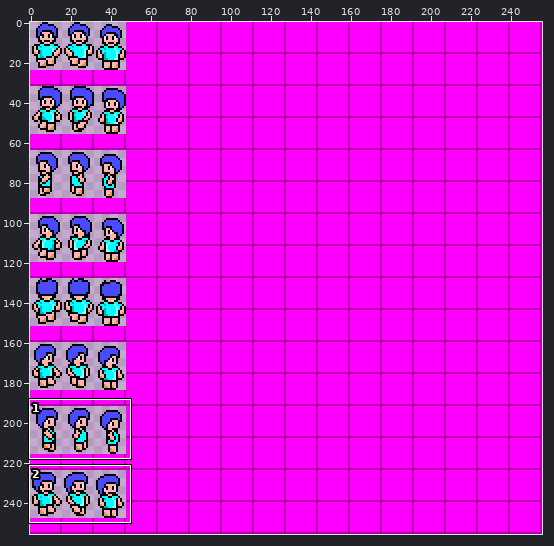
Edited in one commit: sprite sheet (games/img/players.png). Above, an overview of the earlier version with the close-up marked.
Close-up. First the earlier version:
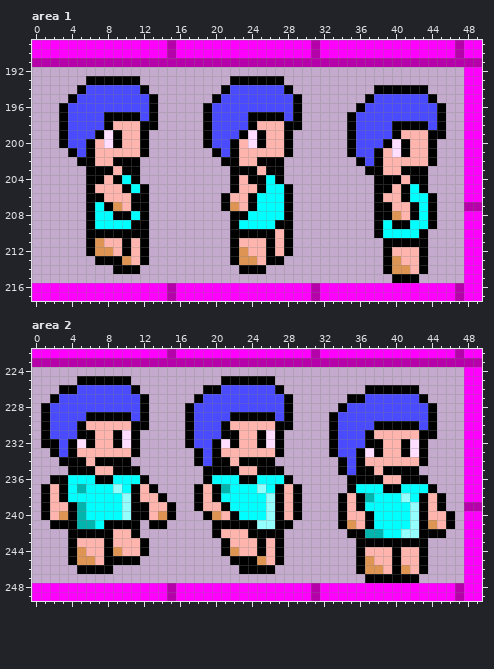
The file is 256x256 pixels. Colours within 5 levels of each other are drawn and written as one. Shown: area 1: x 0..49, y 189..217; area 2: x 0..49, y 222..249. The commit also changed other parts of the picture, which this record leaves out.
The result:
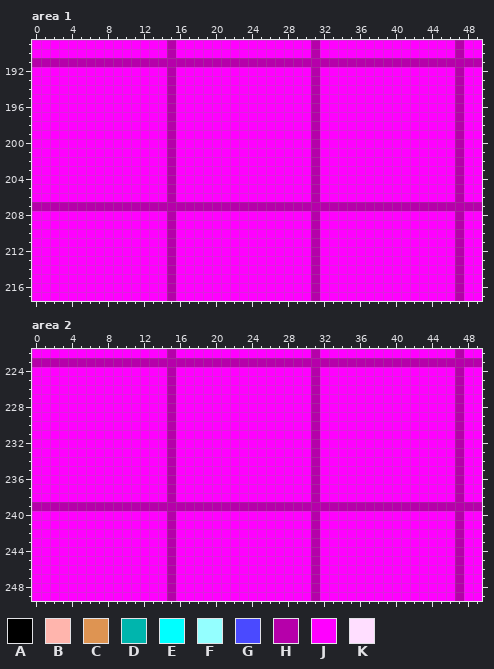
Palette (. is transparent): A #000000  B #ffb5ad  C #de9452  D #00b5ad  E #00ffff  F #94ffff  G #4a4aff  H #b600aa  J #ff00ff  K #ffdeff
Difference:
Area 1:
y 192: x 0..47 ................................................ -> JJJJJJJJJJJJJJJHJJJJJJJJJJJJJJJHJJJJJJJJJJJJJJJH
y 193: x 0..47 ......AAAAAA..........AAAAAA.................... -> JJJJJJJJJJJJJJJHJJJJJJJJJJJJJJJHJJJJJJJJJJJJJJJH
y 194: x 0..47 .....AGGGGGGA........AGGGGGGA.........AAAAAA.... -> JJJJJJJJJJJJJJJHJJJJJJJJJJJJJJJHJJJJJJJJJJJJJJJH
y 195: x 0..47 ....AGGGGGGGGA......AGGGGGGGGA.......AGGGGGGA... -> JJJJJJJJJJJJJJJHJJJJJJJJJJJJJJJHJJJJJJJJJJJJJJJH
y 196: x 0..47 ...AGGGGGGGGGA.....AGGGGGGGGGA......AGGGGGGGGA.. -> JJJJJJJJJJJJJJJHJJJJJJJJJJJJJJJHJJJJJJJJJJJJJJJH
y 197: x 0..47 ...AGGGGAAAAGA.....AGGGGAAAAGA.....AGGGGGGGGGA.. -> JJJJJJJJJJJJJJJHJJJJJJJJJJJJJJJHJJJJJJJJJJJJJJJH
y 198: x 0..47 ...AGGGGABBBAA.....AGGGGABBBAA.....AGGGGAAAAGA.. -> JJJJJJJJJJJJJJJHJJJJJJJJJJJJJJJHJJJJJJJJJJJJJJJH
y 199: x 0..47 ...AGGGAKABBA......AGGGAKABBA......AGGGGABBBAA.. -> JJJJJJJJJJJJJJJHJJJJJJJJJJJJJJJHJJJJJJJJJJJJJJJH
y 200: x 0..47 ...AGGABKABBA......AGGABKABBA......AGGGAKABBA... -> JJJJJJJJJJJJJJJHJJJJJJJJJJJJJJJHJJJJJJJJJJJJJJJH
y 201: x 0..47 ....AGABBBBBA.......AGABBBBBA......AGGABKABBA... -> JJJJJJJJJJJJJJJHJJJJJJJJJJJJJJJHJJJJJJJJJJJJJJJH
y 202: x 0..47 .....AABBAAA.........AABBAAA........AGABBBBBA... -> JJJJJJJJJJJJJJJHJJJJJJJJJJJJJJJHJJJJJJJJJJJJJJJH
y 203: x 0..47 ......AAABAA..........AAABAA.........AABBAAA.... -> JJJJJJJJJJJJJJJHJJJJJJJJJJJJJJJHJJJJJJJJJJJJJJJH
y 204: x 0..47 ......AABAEA..........ABAAEA..........AAABAA.... -> JJJJJJJJJJJJJJJHJJJJJJJJJJJJJJJHJJJJJJJJJJJJJJJH
y 205: x 0..47 ......ABBBAEA.........ABBAEEA.........AABAEA.... -> JJJJJJJJJJJJJJJHJJJJJJJJJJJJJJJHJJJJJJJJJJJJJJJH
y 206: x 0..47 ......AABBBAA........ABBAEEEA.........ABBAEEA... -> JJJJJJJJJJJJJJJHJJJJJJJJJJJJJJJHJJJJJJJJJJJJJJJH
y 207: x 0..47 ......AEACBAA........ACBAEEEA.........AABBAEA... -> HHHHHHHHHHHHHHHHHHHHHHHHHHHHHHHHHHHHHHHHHHHHHHHH
y 208: x 0..47 ......AEEAAEA.........AAEEEEA.........AACBAEA... -> JJJJJJJJJJJJJJJHJJJJJJJJJJJJJJJHJJJJJJJJJJJJJJJH
y 209: x 0..47 ......AEEEEAA.........AEEEEAA.........AEAAEEA... -> JJJJJJJJJJJJJJJHJJJJJJJJJJJJJJJHJJJJJJJJJJJJJJJH
y 210: x 0..47 ......AAAAAAA.........AAAAABA.........AEEEEA.... -> JJJJJJJJJJJJJJJHJJJJJJJJJJJJJJJHJJJJJJJJJJJJJJJH
y 211: x 0..47 ......ACBBABA.........ABBBABA..........AAAAA.... -> JJJJJJJJJJJJJJJHJJJJJJJJJJJJJJJHJJJJJJJJJJJJJJJH
y 212: x 0..47 ......ACCBABA.........ACBBABA..........ABBBA.... -> JJJJJJJJJJJJJJJHJJJJJJJJJJJJJJJHJJJJJJJJJJJJJJJH
y 213: x 0..47 .......AAACBA.........ACCBAA...........ACBBA.... -> JJJJJJJJJJJJJJJHJJJJJJJJJJJJJJJHJJJJJJJJJJJJJJJH
y 214: x 0..47 .........AAA...........AAA.............ACCBA.... -> JJJJJJJJJJJJJJJHJJJJJJJJJJJJJJJHJJJJJJJJJJJJJJJH
y 215: x 0..47 ........................................AAA..... -> JJJJJJJJJJJJJJJHJJJJJJJJJJJJJJJHJJJJJJJJJJJJJJJH
Area 2:
y 224: x 0..47 ................................................ -> JJJJJJJJJJJJJJJHJJJJJJJJJJJJJJJHJJJJJJJJJJJJJJJH
y 225: x 0..47 .....AAAAAA..........AAAAAA..................... -> JJJJJJJJJJJJJJJHJJJJJJJJJJJJJJJHJJJJJJJJJJJJJJJH
y 226: x 0..47 ...AAGGGGGGA.......AAGGGGGGA.........AAAAAA..... -> JJJJJJJJJJJJJJJHJJJJJJJJJJJJJJJHJJJJJJJJJJJJJJJH
y 227: x 0..47 ..AGGGGGGGGGA.....AGGGGGGGGGA......AAGGGGGGA.... -> JJJJJJJJJJJJJJJHJJJJJJJJJJJJJJJHJJJJJJJJJJJJJJJH
y 228: x 0..47 .AGGGGGGGGGGA....AGGGGGGGGGGA.....AGGGGGGGGGA... -> JJJJJJJJJJJJJJJHJJJJJJJJJJJJJJJHJJJJJJJJJJJJJJJH
y 229: x 0..47 .AGGGGAAAAAGA....AGGGGAAAAAGA....AGGGGGGGGGGA... -> JJJJJJJJJJJJJJJHJJJJJJJJJJJJJJJHJJJJJJJJJJJJJJJH
y 230: x 0..47 .AGGGABBBBBAA....AGGGABBBBBAA....AGGGGAAAAAGA... -> JJJJJJJJJJJJJJJHJJJJJJJJJJJJJJJHJJJJJJJJJJJJJJJH
y 231: x 0..47 .AGGGAABBAKA.....AGGGAABBAKA.....AGGGABBBBBAA... -> JJJJJJJJJJJJJJJHJJJJJJJJJJJJJJJHJJJJJJJJJJJJJJJH
y 232: x 0..47 .AAGAKABBAKA.....AGGAKABBAKA.....AGGGAABBAKA.... -> JJJJJJJJJJJJJJJHJJJJJJJJJJJJJJJHJJJJJJJJJJJJJJJH
y 233: x 0..47 ..AGABBBBBBA......AGABBBBBBA.....AGGAKABBAKA.... -> JJJJJJJJJJJJJJJHJJJJJJJJJJJJJJJHJJJJJJJJJJJJJJJH
y 234: x 0..47 ...AAABAAAA.......AGAABAAAA.......AGABBBBBBA.... -> JJJJJJJJJJJJJJJHJJJJJJJJJJJJJJJHJJJJJJJJJJJJJJJH
y 235: x 0..47 ....AAABBAAA.......AAAABBAAA......AGAABAAAA..... -> JJJJJJJJJJJJJJJHJJJJJJJJJJJJJJJHJJJJJJJJJJJJJJJH
y 236: x 0..47 ..AAEEEAAEEEA......AEEEAAEEEA......AAAABBAAA.... -> JJJJJJJJJJJJJJJHJJJJJJJJJJJJJJJHJJJJJJJJJJJJJJJH
y 237: x 0..47 .ABAEDEEEFEABA....ABADEEEFEABA.....AEEEAAEEEA... -> JJJJJJJJJJJJJJJHJJJJJJJJJJJJJJJHJJJJJJJJJJJJJJJH
y 238: x 0..47 .ABAEEEEEEFABBA...ABAEEEEEFABA....ABADEEEFEABA.. -> JJJJJJJJJJJJJJJHJJJJJJJJJJJJJJJHJJJJJJJJJJJJJJJH
y 239: x 0..47 .ABBADEEEEFAABBA..ABBAEEEEFABA....ABAEEEEEFABA.. -> HHHHHHHHHHHHHHHHHHHHHHHHHHHHHHHHHHHHHHHHHHHHHHHH
y 240: x 0..47 .ABCADEEEEFAABCA...ACBAEEEFABA....ABBAEEEEFABBA. -> JJJJJJJJJJJJJJJHJJJJJJJJJJJJJJJHJJJJJJJJJJJJJJJH
y 241: x 0..47 ..AAADDEAAAA.AA.....AAAAAFFAA.....ACBAEEEEFACBA. -> JJJJJJJJJJJJJJJHJJJJJJJJJJJJJJJHJJJJJJJJJJJJJJJH
y 242: x 0..47 ....AAAAABBA........ABBBAAAA.......AADDEEFFAAA.. -> JJJJJJJJJJJJJJJHJJJJJJJJJJJJJJJHJJJJJJJJJJJJJJJH
y 243: x 0..47 ....ABBBABBBA........ABBBABA........AAAAAAAA.... -> JJJJJJJJJJJJJJJHJJJJJJJJJJJJJJJHJJJJJJJJJJJJJJJH
y 244: x 0..47 ....ACBBACBBA........ACBBABA........ABBBABBA.... -> JJJJJJJJJJJJJJJHJJJJJJJJJJJJJJJHJJJJJJJJJJJJJJJH
y 245: x 0..47 ....ACCBAAAA..........AAACBA........ACBBABBA.... -> JJJJJJJJJJJJJJJHJJJJJJJJJJJJJJJHJJJJJJJJJJJJJJJH
y 246: x 0..47 .....AAAA..............AAAA.........ACCBACBA.... -> JJJJJJJJJJJJJJJHJJJJJJJJJJJJJJJHJJJJJJJJJJJJJJJH
y 247: x 0..47 .....................................AAAAAA..... -> JJJJJJJJJJJJJJJHJJJJJJJJJJJJJJJHJJJJJJJJJJJJJJJH
